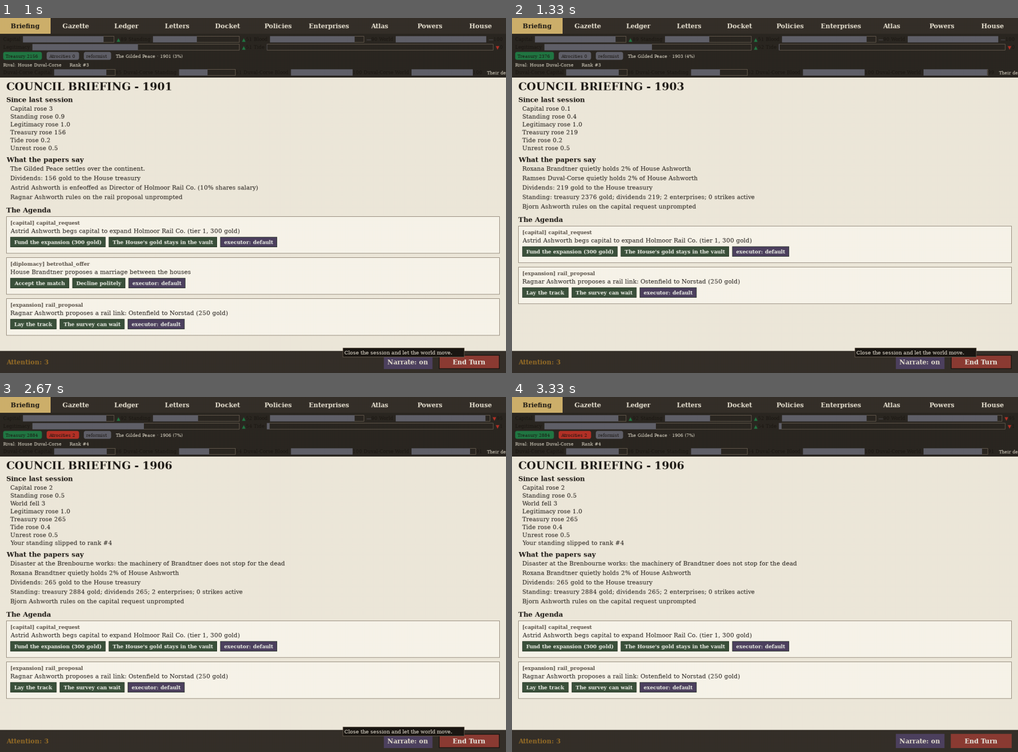
Above: before the commit, frames 1-4 (two rows, left to right).
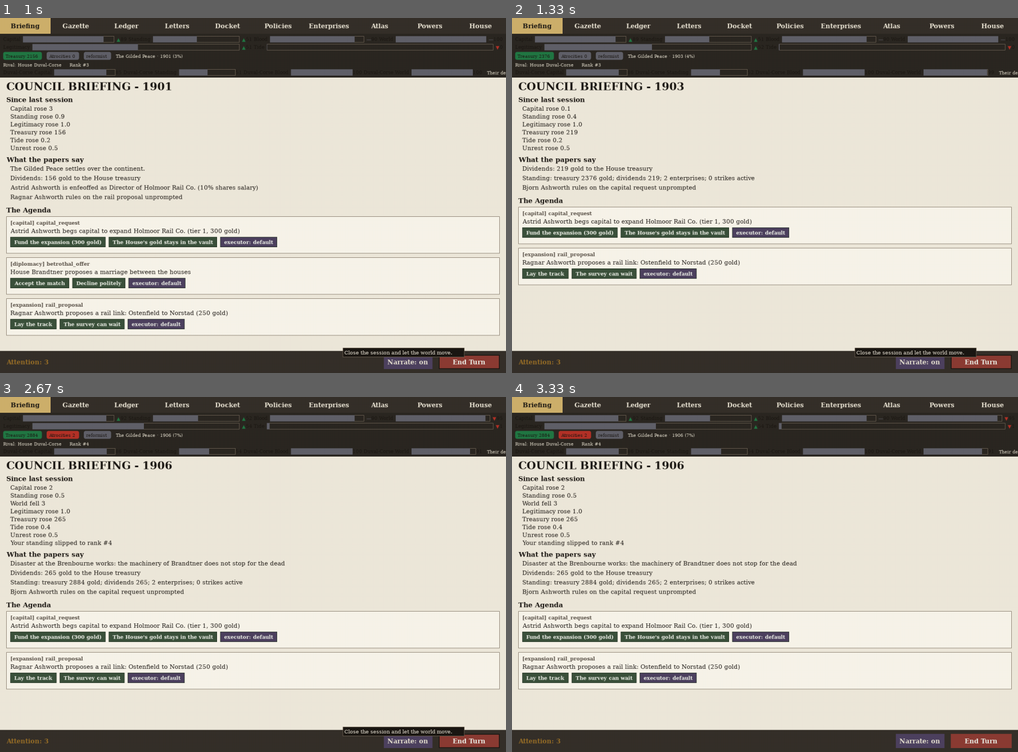
Above: after the commit, the same moments.

Repository: civersen222/Guilded-Age
Game: pygame game, started from gilded/__main__.py
Same seed, same stepped clock (60 frames per second), same inputs: the game is played once before the commit and once after it.
Inputs (mouse positions are in pixels of both pictures, inside the frame that each line leads up to):
- Up to frame 1 (1 s): click "Enterprises" at 0.38 s; click "End Turn" at 0.72 s
- Up to frame 2 (1.33 s): click "End Turn" at 1.05 s
- Up to frame 3 (2.67 s): click "Enterprises" at 1.38 s; click "End Turn" at 1.72 s; click (227, 666) at 2.05 s; click "End Turn" at 2.38 s
- Up to frame 4 (3.33 s): click (694, 499) at 2.72 s

Frame 1 is identical in both runs. In frame 2, 9.3% of the frame differs, in the area x 1-99%, y 41-81%; in frame 3, 8.4%; in frame 4, 8.4%.

Commit message:
I4d2c: the House buys, and a courtier keeps it
In _init_buy_shares and _init_sell_shares, use realm.ruler as the
buyer/seller instead of ctx.executor.  Share trades now always route
through the ruler as the counterparty, with the House treasury
providing/receiving the gold.

Diff:
--- a/gilded/docket.py
+++ b/gilded/docket.py
@@ -814,7 +814,8 @@
     seller = by_id.get(seller_id)
     if seller is None:
         return ["There is no such person to trade with"]
-    buyer = ctx.executor
+    realm = ctx.game.realms[ctx.house]
+    buyer = realm.ruler
     pct = pct * ctx.scale
     return _exec_share_trade(ctx, seller, buyer, ent, pct, "buy")
 
@@ -829,7 +830,8 @@
     buyer = by_id.get(buyer_id)
     if buyer is None:
         return ["There is no such person to trade with"]
-    seller = ctx.executor
+    realm = ctx.game.realms[ctx.house]
+    seller = realm.ruler
     pct = pct * ctx.scale
     return _exec_share_trade(ctx, seller, buyer, ent, pct, "sell")
 
